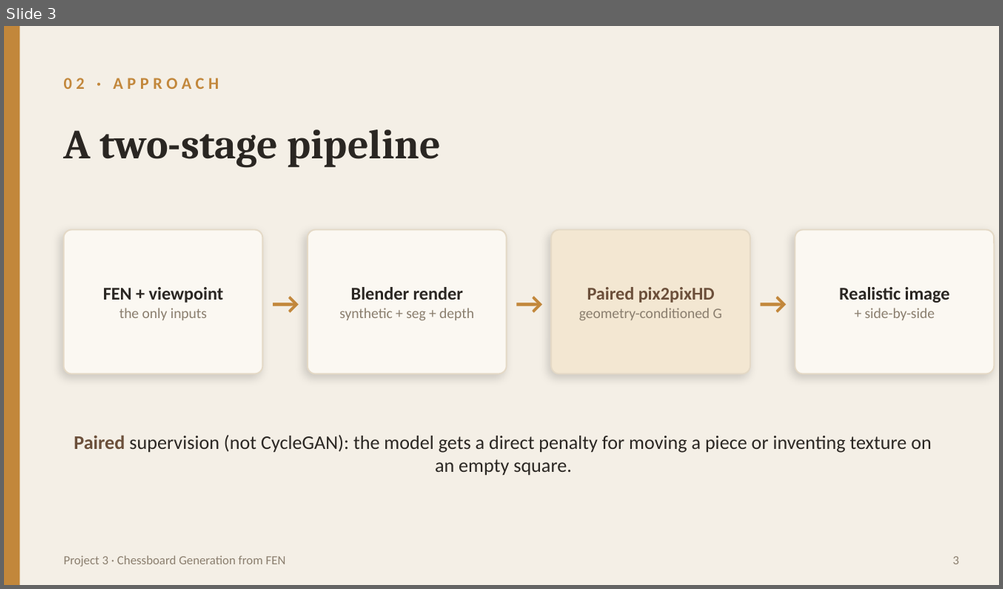
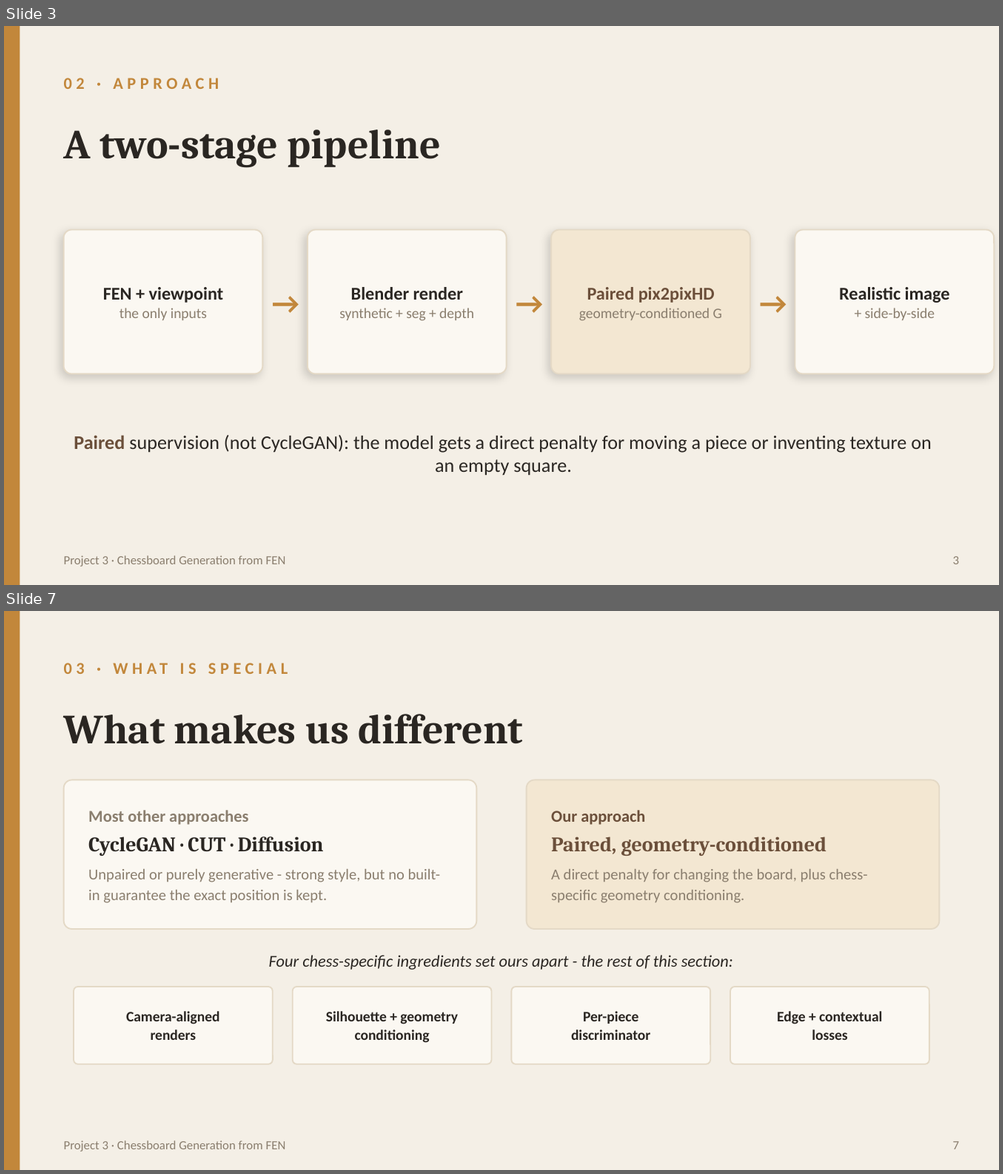
Before and after one commit to TalPodgor/DL_Project3, a slide deck: submission/project3_presentation.pptx. Shown one above the other, each under a label of ours: slide 3 before the commit, slides 3 and 7 after it; the slides between them are not shown. The pictures are 1003x589 and 1003x1174 pixels, drawn with LibreOffice and Linux fonts; fonts in the diff are those of the drawing. Boxes give left, top, right and bottom in pixels: in the first picture for what was removed or moved away, otherwise in the second. Text is boxed around its words. In the diff, an @@ line names an element or a change of style, - is before the commit and + after.

```diff
--- a/submission/project3_presentation.pptx
+++ b/submission/project3_presentation.pptx
@@ slide 7 added at bbox=[4, 611, 999, 1170], background #F4EFE6 @@
@@ rectangle added at bbox=[4, 611, 20, 1170], fill #C2873B @@
@@ text added at bbox=[64, 652, 859, 683], 12 pt, text #C2873B, bold @@
+03 · WHAT IS SPECIAL
@@ text added at bbox=[64, 714, 523, 744], 30 pt, text #2A2622, bold @@
+What makes us different
@@ rounded rectangle added at bbox=[64, 780, 476, 929], fill #FBF8F2, outline #E4D9C6 1 pt @@
@@ rounded rectangle added at bbox=[526, 780, 939, 929], fill #F3E7D2, outline #E4D9C6 1 pt @@
@@ text added at bbox=[88, 810, 441, 903], 11 pt, text #8A7E6E @@
+Most other approaches
+CycleGAN · CUT · Diffusion
+Unpaired or purely generative - strong style, but no built-in guarantee the exact position is kept.
@@ text added at bbox=[551, 810, 868, 903], 11 pt, text #8A7E6E @@
+Our approach
+Paired, geometry-conditioned
+A direct penalty for changing the board, plus chess-specific geometry conditioning.
@@ text added at bbox=[269, 955, 733, 970], 12 pt, text #2A2622, italic @@
+Four chess-specific ingredients set ours apart - the rest of this section:
@@ rounded rectangle added at bbox=[74, 987, 273, 1065], fill #FBF8F2, outline #E4D9C6 1 pt @@
@@ rounded rectangle added at bbox=[293, 987, 492, 1065], fill #FBF8F2, outline #E4D9C6 1 pt @@
@@ rounded rectangle added at bbox=[511, 987, 710, 1065], fill #FBF8F2, outline #E4D9C6 1 pt @@
@@ rounded rectangle added at bbox=[730, 987, 929, 1065], fill #FBF8F2, outline #E4D9C6 1 pt @@
@@ text added at bbox=[126, 1011, 220, 1040], 10.5 pt, text #2A2622, bold @@
+Camera-aligned
+renders
@@ text added at bbox=[326, 1011, 458, 1043], 10.5 pt, text #2A2622, bold @@
+Silhouette + geometry
+conditioning
@@ text added at bbox=[571, 1011, 650, 1040], 10.5 pt, text #2A2622, bold @@
+Per-piece
+discriminator
@@ text added at bbox=[777, 1011, 882, 1040], 10.5 pt, text #2A2622, bold @@
+Edge + contextual
+losses
@@ text added at bbox=[64, 1141, 286, 1152], 9 pt, text #8A7E6E @@
+Project 3 · Chessboard Generation from FEN
@@ text added at bbox=[953, 1142, 959, 1150], 9 pt, text #8A7E6E @@
+7
```
Also in this commit, not shown: 8 slides changed, 6 other slides added, 10 other files.
